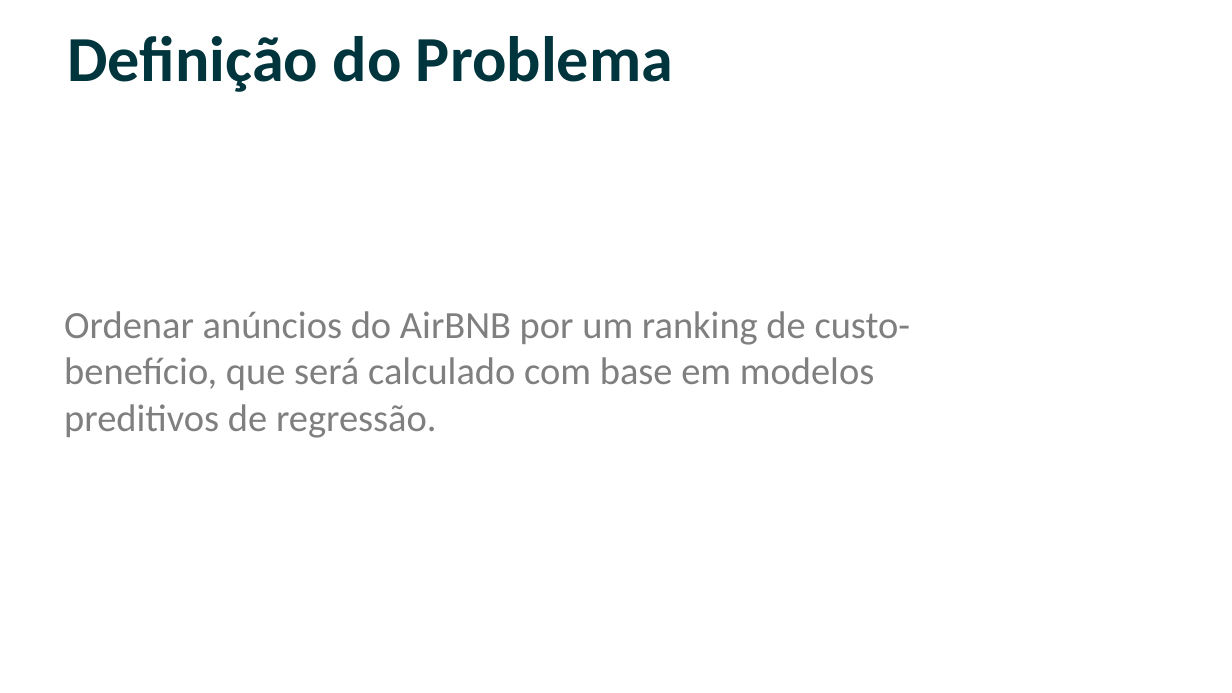
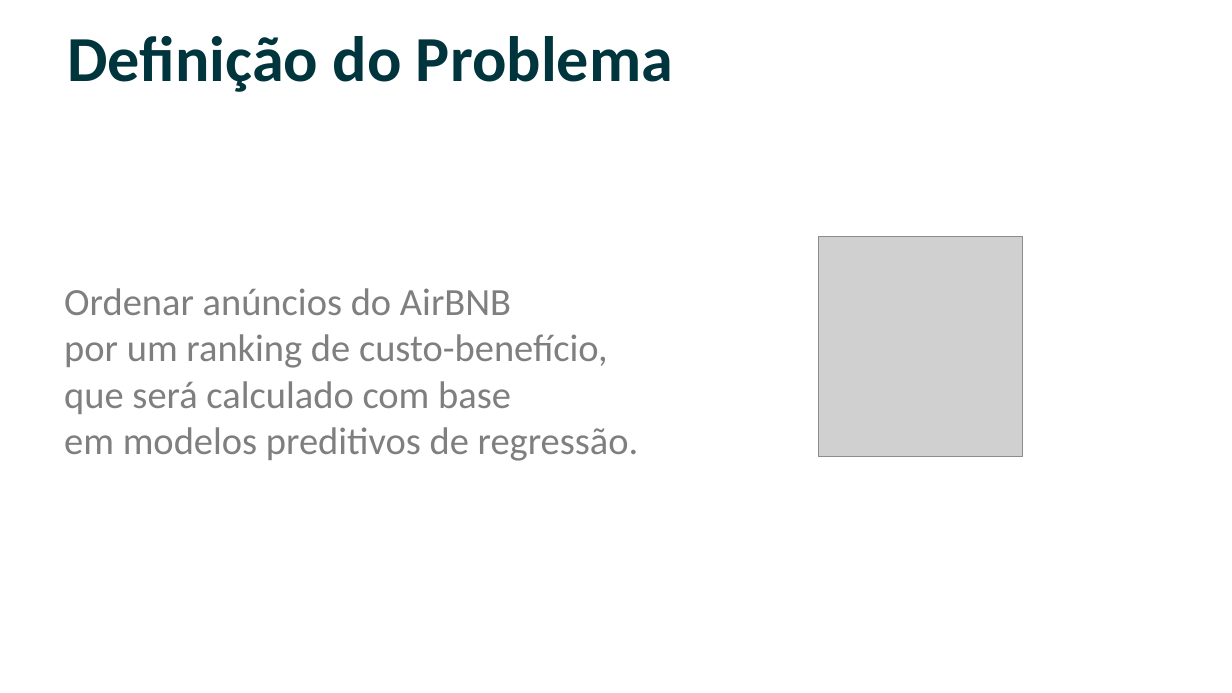
Before and after one commit to frlsouza/pmv_tcc_airbnb, a slide deck: slide 3 of Slides - Fabio Rafael - Ciência de Dados e Big Data.odp. Drawn at 1232x693 pixels with LibreOffice and Linux fonts; fonts in the diff are those of the drawing; grey boxes stand for pictures; background and template pictures are left out. Boxes give left, top, right and bottom in pixels: in the first picture for what was removed or moved away, otherwise in the second. Text is boxed around its words. In the diff, an @@ line names an element or a change of style, - is before the commit and + after.

```diff
--- a/Slides - Fabio Rafael - Ciência de Dados e Big Data.odp
+++ b/Slides - Fabio Rafael - Ciência de Dados e Big Data.odp
@@ picture added at box(819, 237, 1023, 457) @@
@@ subtitle at box(64, 288, 639, 461): text changed @@
-Ordenar anúncios do AirBNB por um ranking de custo-benefício, que será calculado com base em modelos preditivos de regressão.
+Ordenar anúncios do AirBNB
+por um ranking de custo-benefício,
+que será calculado com base
+em modelos preditivos de regressão.
```
Also in this commit, not shown: 6 other slides changed, 1 other file.
